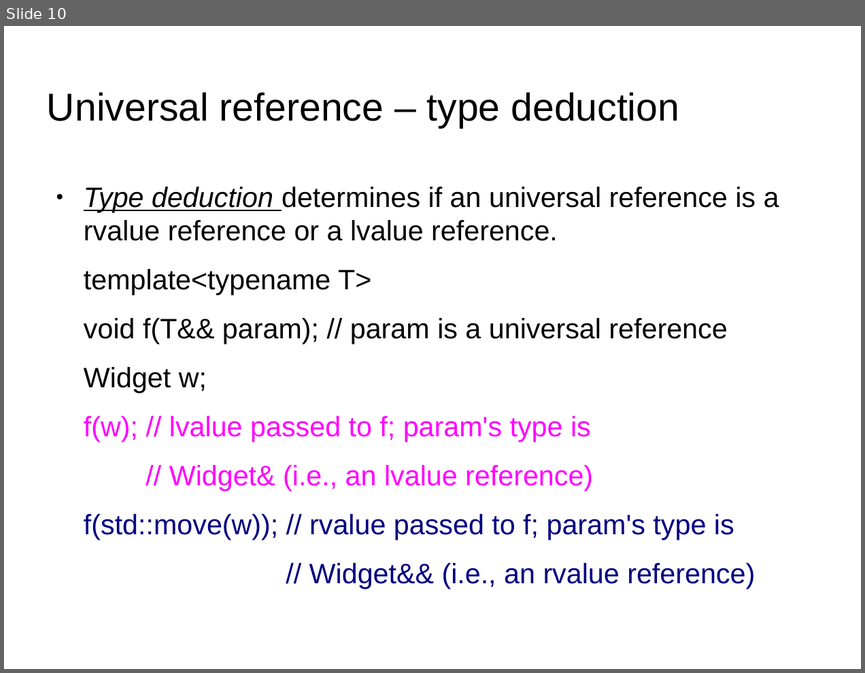
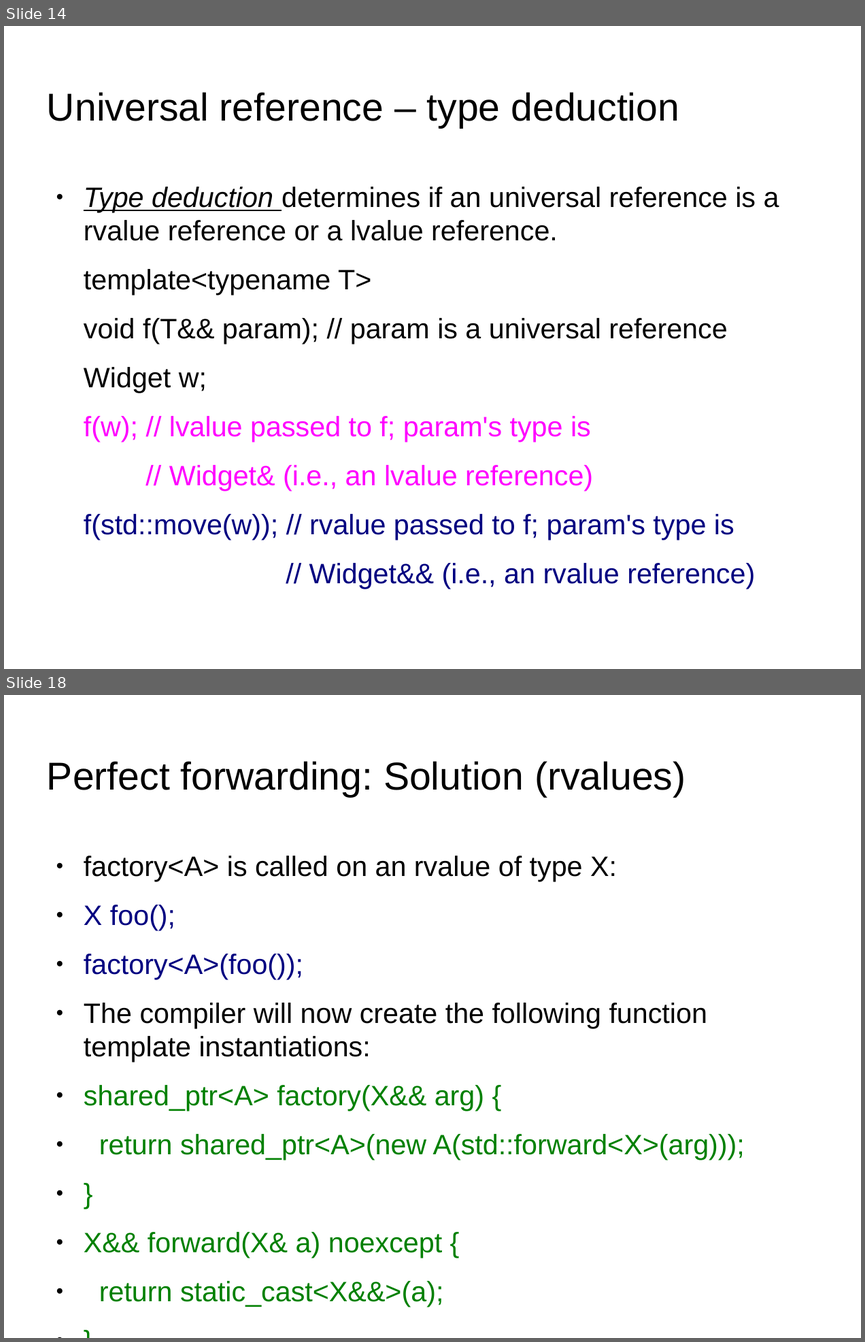
Before and after one commit to kks32/cpp-software-development, a slide deck: Ex16_Rvalue_Move_Semantics/Ex16_Rvalue_Move_Semantics.odp. Shown one above the other, each under a label of ours: slide 10 before the commit, slides 14 and 18 after it; the slides between them are not shown. The pictures are 865x673 and 865x1342 pixels, drawn with LibreOffice and Linux fonts; fonts in the diff are those of the drawing; background and template pictures are left out. Boxes give left, top, right and bottom in pixels: in the first picture for what was removed or moved away, otherwise in the second. Text is boxed around its words. In the diff, an @@ line names an element or a change of style, - is before the commit and + after.

Commit message:
Ex16 Perfect forwarding

```diff
--- a/Ex16_Rvalue_Move_Semantics/Ex16_Rvalue_Move_Semantics.odp
+++ b/Ex16_Rvalue_Move_Semantics/Ex16_Rvalue_Move_Semantics.odp
@@ slide 18 added at <box>4,695,861,1338</box>, background picture (left out) @@
@@ title added at <box>47,761,685,797</box>, 36 pt, text #000000 @@
+Perfect forwarding: Solution (rvalues)
@@ text added at <box>84,855,745,1306</box>, 26 pt, text #008000 @@
+● factory<A> is called on an rvalue of type X:
+● X foo();
+● factory<A>(foo());
+● The compiler will now create the following function template instantiations:
+● shared_ptr<A> factory(X&& arg) {
+● return shared_ptr<A>(new A(std::forward<X>(arg)));
+● }
+● X&& forward(X& a) noexcept {
+● return static_cast<X&&>(a);
+● }
@@ what was slide 10 is now slide 14 @@
```
Also in this commit, not shown: 8 other slides added, 1 slide removed, 2 other files.
